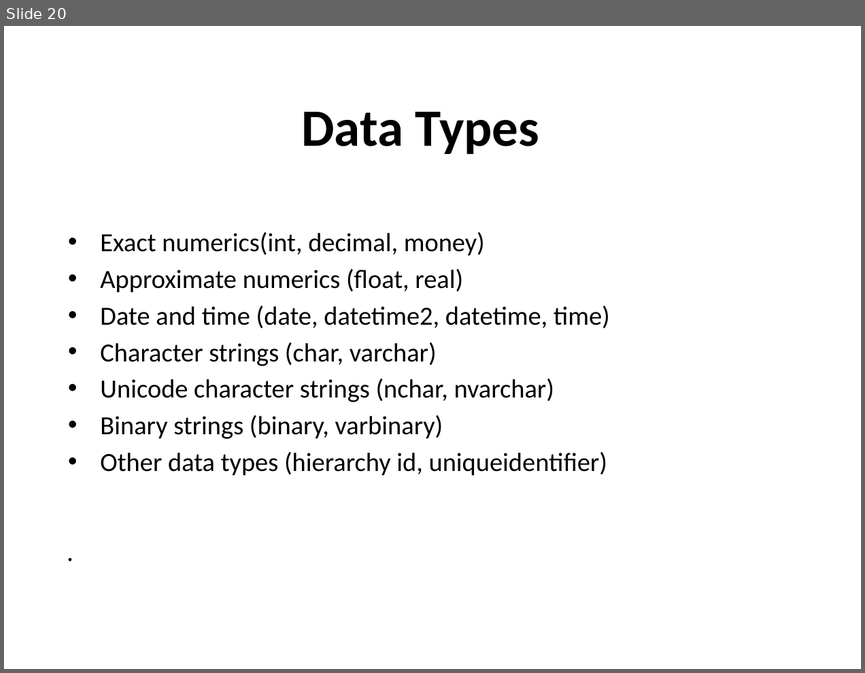
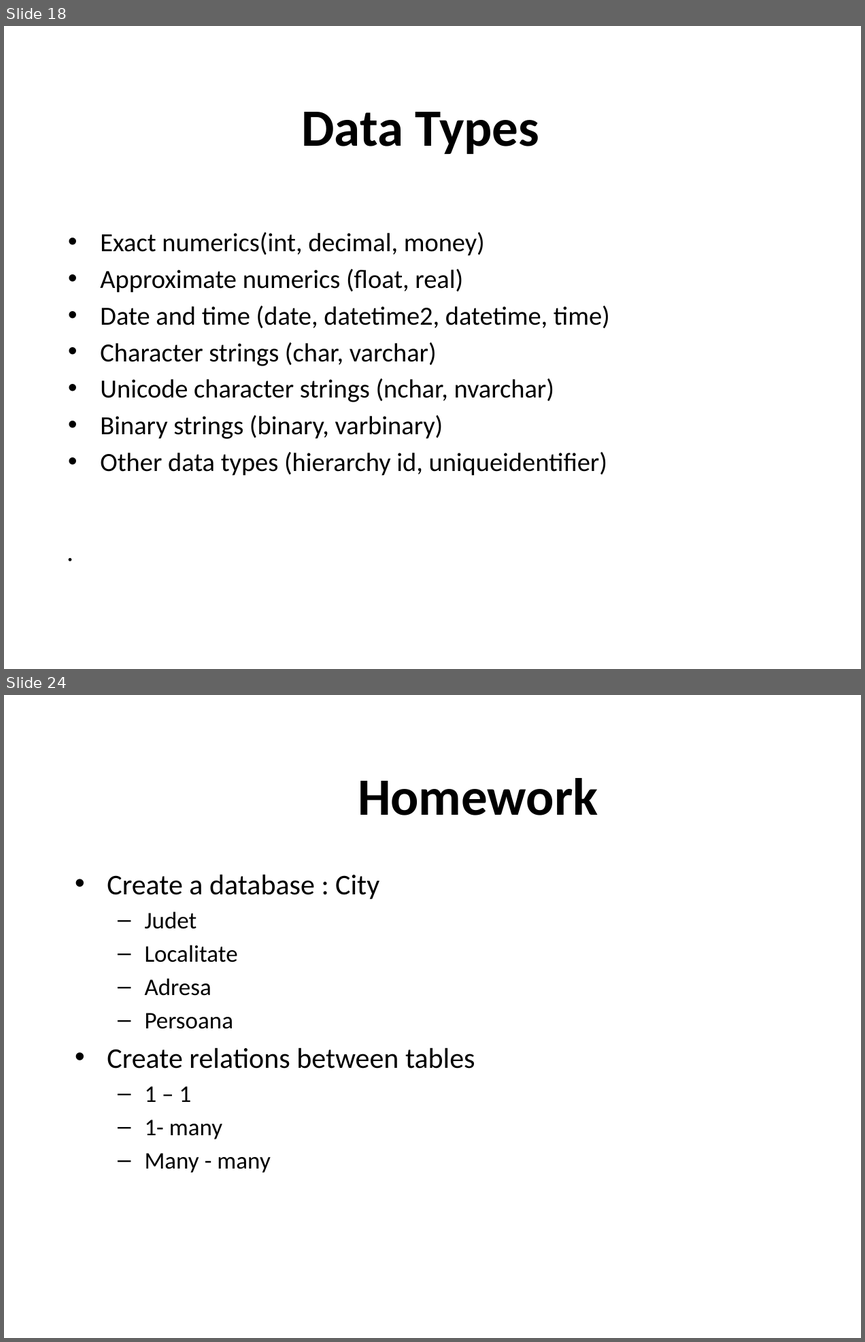
Before and after one commit to Flu10/Zero2Hero2016, a slide deck: presentation/SQL Z2H 2016.pptx. Shown one above the other, each under a label of ours: slide 20 before the commit, slides 18 and 24 after it; the slides between them are not shown. The pictures are 865x673 and 865x1342 pixels, drawn with LibreOffice and Linux fonts; fonts in the diff are those of the drawing; background and template pictures are left out. Boxes give left, top, right and bottom in pixels: in the first picture for what was removed or moved away, otherwise in the second. Text is boxed around its words. In the diff, an @@ line names an element or a change of style, - is before the commit and + after.

```diff
--- a/presentation/SQL Z2H 2016.pptx
+++ b/presentation/SQL Z2H 2016.pptx
@@ slide 24 added at [4,695,861,1338], background picture (left out) @@
@@ title added at [358,778,598,815], 44 pt, text #000000, bold @@
+Homework
@@ text added at [107,874,475,1172], 24 pt, text #000000 @@
+• Create a database : City
+  – Judet
+  – Localitate
+  – Adresa
+  – Persoana
+• Create relations between tables
+  – 1 – 1
+  – 1- many
+  – Many - many
@@ what was slide 20 is now slide 18 @@
```
Also in this commit, not shown: 5 slides changed, 4 other slides added, 3 slides removed.
